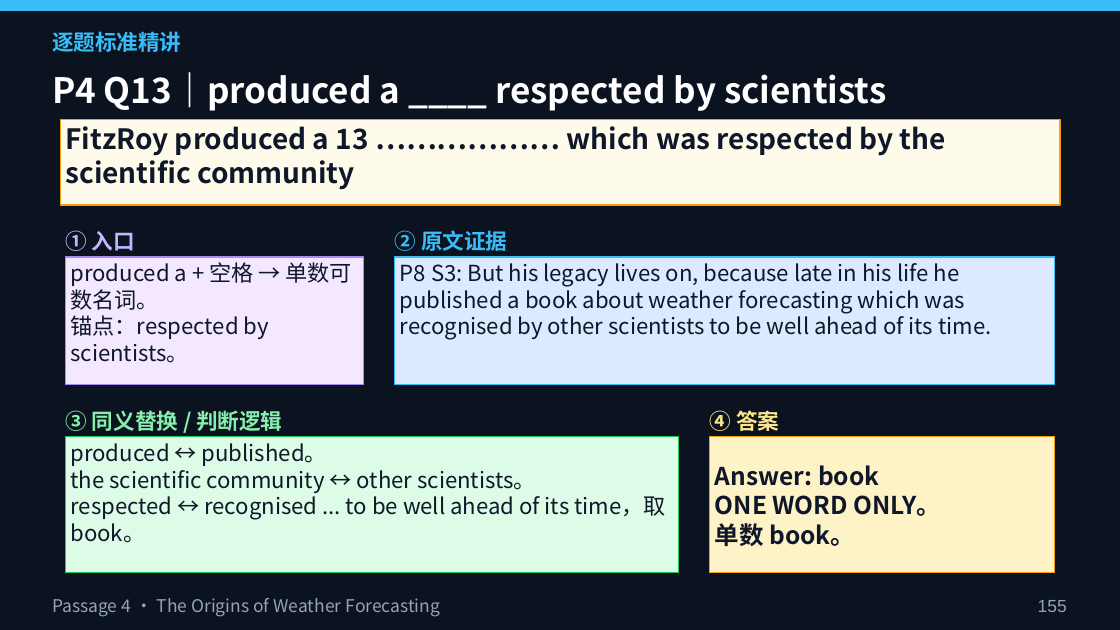
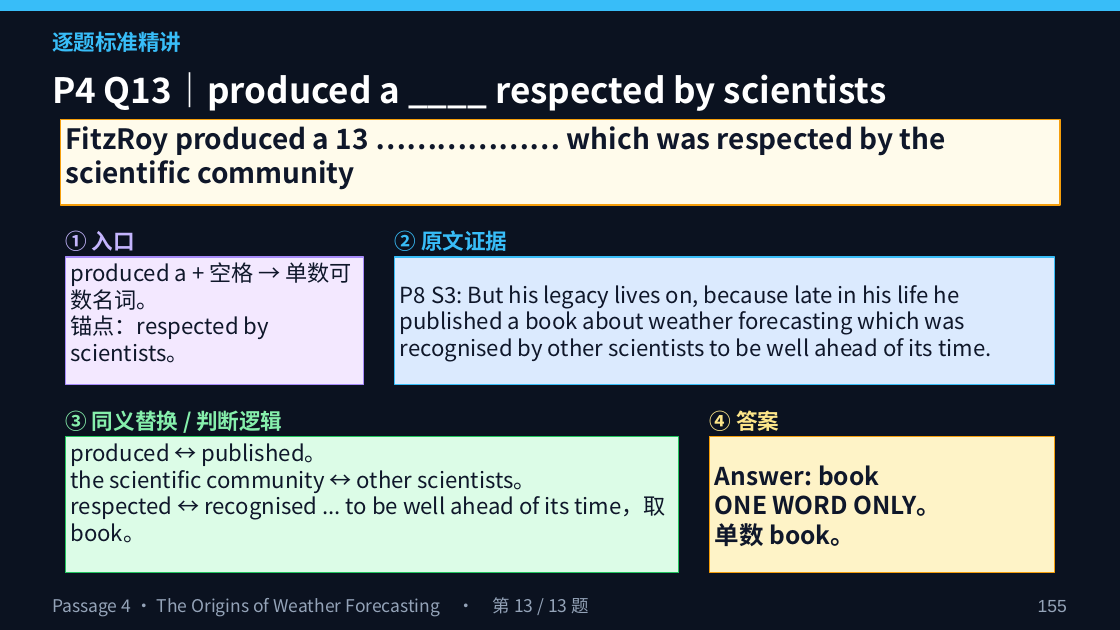
Before and after one commit to mrgreedcp-spec/AI-Portfolio, a slide deck: slide 155 of lesson3/第三节课PPT_雅思阅读精讲.pptx. Drawn at 1120x630 pixels with LibreOffice and Linux fonts; fonts in the diff are those of the drawing. Boxes give left, top, right and bottom in pixels: in the first picture for what was removed or moved away, otherwise in the second. Text is boxed around its words. In the diff, an @@ line names an element or a change of style, - is before the commit and + after.

```diff
--- a/lesson3/第三节课PPT_雅思阅读精讲.pptx
+++ b/lesson3/第三节课PPT_雅思阅读精讲.pptx
@@ rectangle "P8 S3: But his legacy ..." at <box>395,257,1054,385</box>: vertical alignment top to middle @@
@@ text at <box>52,597,589,617</box>: text changed @@
-Passage 4 · The Origins of Weather Forecasting
+Passage 4 · The Origins of Weather Forecasting · 第 13 / 13 题
```
Also in this commit, not shown: 158 other slides changed, 8 other files.
